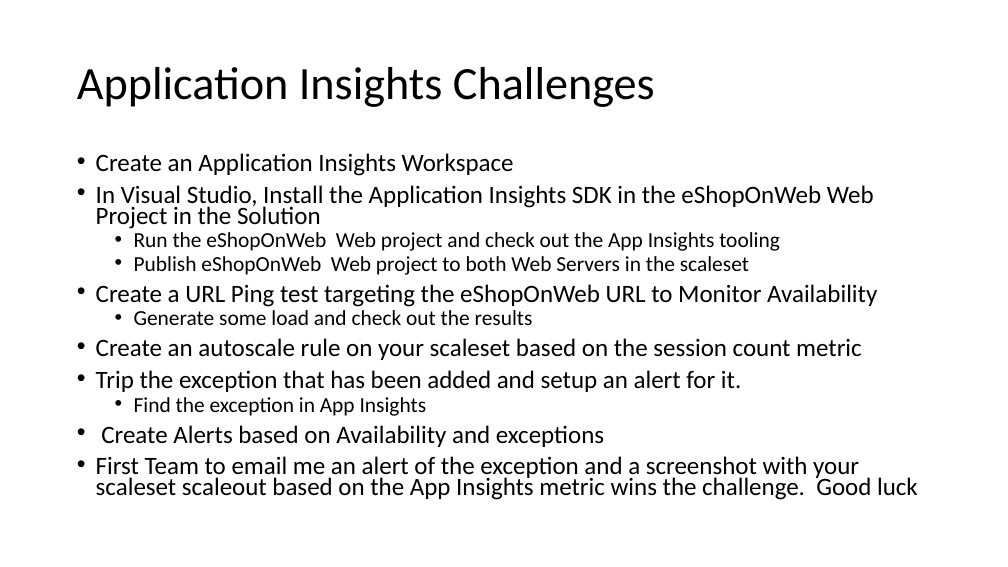
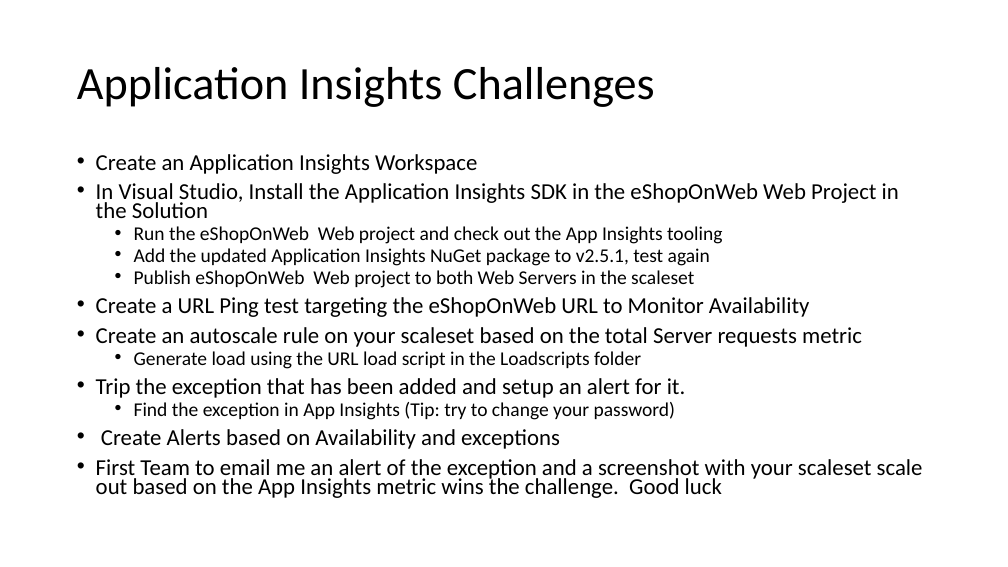
Before and after one commit to rkuehfus/AzureMonitoringHackathon, a slide deck: slide 11 of Student/Guides/Azure Monitoring Hackathon.pptx. Drawn at 1008x567 pixels with LibreOffice and Linux fonts; fonts in the diff are those of the drawing. Boxes give left, top, right and bottom in pixels: in the first picture for what was removed or moved away, otherwise in the second. Text is boxed around its words. In the diff, an @@ line names an element or a change of style, - is before the commit and + after.

Commit message:
updated text in app insights challange

```diff
--- a/Student/Guides/Azure Monitoring Hackathon.pptx
+++ b/Student/Guides/Azure Monitoring Hackathon.pptx
@@ text at <box>96,154,899,449</box>: size 23.8 to 21.7 pt in "Create an Application Insights Workspace", "In Visual Studio, Install the Application Insights ...", "Create a URL Ping test targeting the ...", "Trip the exception that has been added ..." and 1 more places; size 20.4 to 18.6 pt in "Run the eShopOnWeb Web project and check ...", "Publish eShopOnWeb Web project to both Web ..." @@
@@ text at <box>134,248,710,266</box>: paragraph added @@
+  • Add the updated Application Insights NuGet package to v2.5.1, test again
@@ text at <box>96,327,862,369</box>: text changed; size 23.8 to 21.7 pt @@
-  • Generate some load and check out the results
-• Create an autoscale rule on your scaleset based on the session count metric
+• Create an autoscale rule on your scaleset based on the total Server requests metric
+  • Generate load using the URL load script in the Loadscripts folder
@@ text at <box>134,402,676,420</box>: text changed; size 20.4 to 18.6 pt @@
-  • Find the exception in App Insights
+  • Find the exception in App Insights (Tip: try to change your password)
@@ text at <box>96,459,923,498</box>: text changed; size 23.8 to 21.7 pt @@
-• First Team to email me an alert of the exception and a screenshot with your scaleset scaleout based on the App Insights metric wins the challenge. Good luck
+• First Team to email me an alert of the exception and a screenshot with your scaleset scale out based on the App Insights metric wins the challenge. Good luck
```
